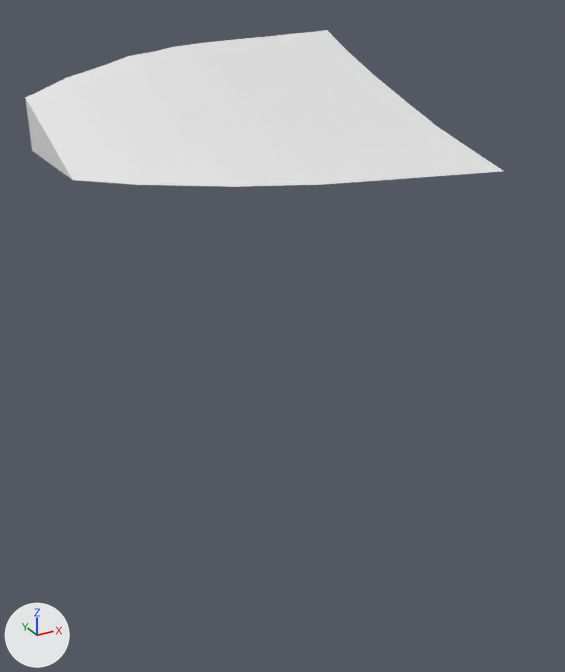
Two versions of the glTF model assets/terrain/surface_pieces/surf_5_20.glb, one commit apart.
Before and after are seen from a 50 mm lens placed at (-87.36, -1.84, -27.89), pointed at (-82.43, 7.14, -32.38). The axes (+X, +Y, +Z) are drawn at lower left. The lights are the same throughout. The older version comes first. Where no turn or scale is listed for an object, it has been applied to the vertices.

In view in the first picture: 'geometry_0'.
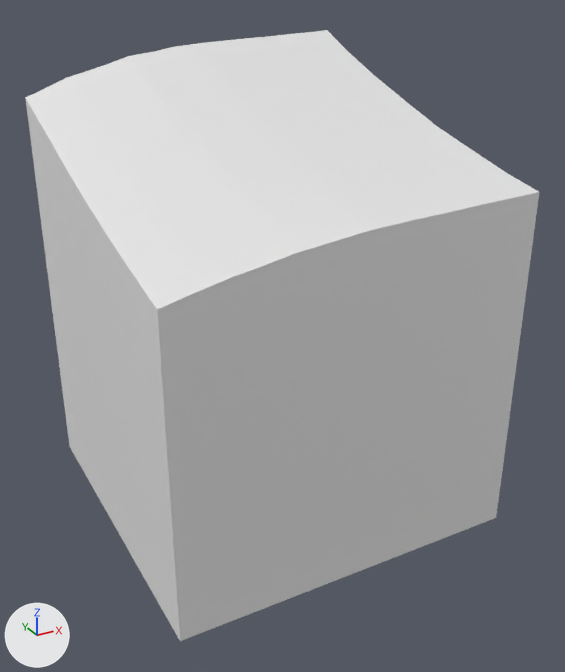
Changed parts and their boxes (x1, y1, x2, y2) in the pictures (565 x 672 px):
'geometry_0', reshaped (8% wider, 287% taller)
    before: (25, 30, 503, 187)
    after: (25, 30, 539, 641)
part 1 of me_geometry_0, built on
    before: (32, 148, 503, 187)
    after: (32, 148, 539, 641)

The change in detail:
me_geometry_0 is used by ob_geometry_0; location (0.0, 0.0, 0.0).
me_geometry_0 had 78 vertices, 152 faces and spanned x -85.0..-80.0, y 5.63..10.0, z -30.0..-28.47.
me_geometry_0 now has 97 vertices, 190 faces and spans x -85.0..-80.0, y 5.0..10.0, z -35.0..-28.47.
Part 1, on me_geometry_0:
14 vertices are removed from x -85.0..-80.0, y 5.63..10.0, z -30.0.
68 faces are deleted.
2 vertices move from x -85.0..-80.38, y 5.7..7.78, z -30.0 to x -85.0..-80.0, y 5.57..7.62, z -30.05..-30.02.
33 vertices are added at x -85.0..-80.0, y 5.0..10.0, z -35.0..-30.04.
106 new faces join them.
